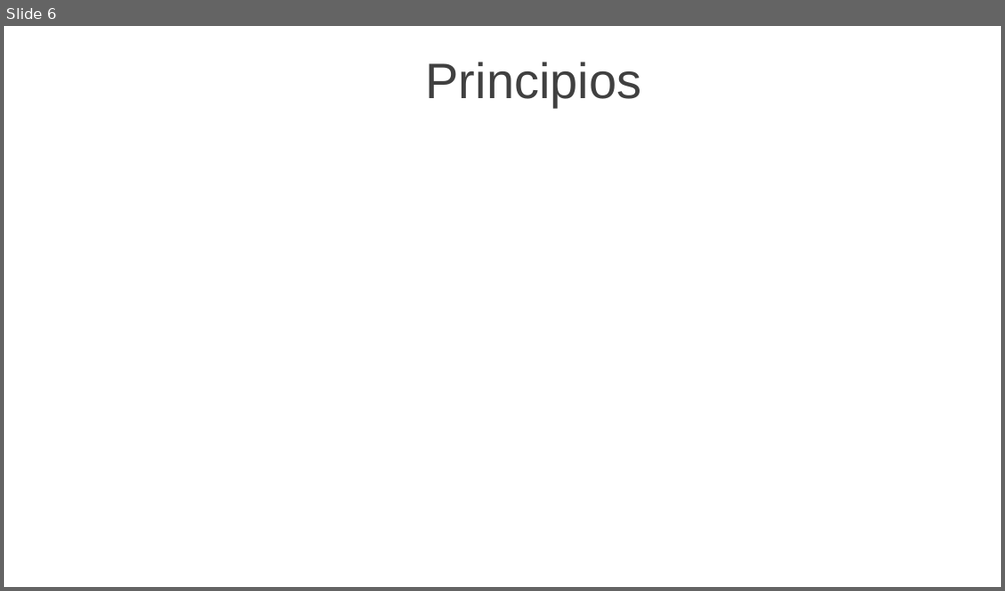
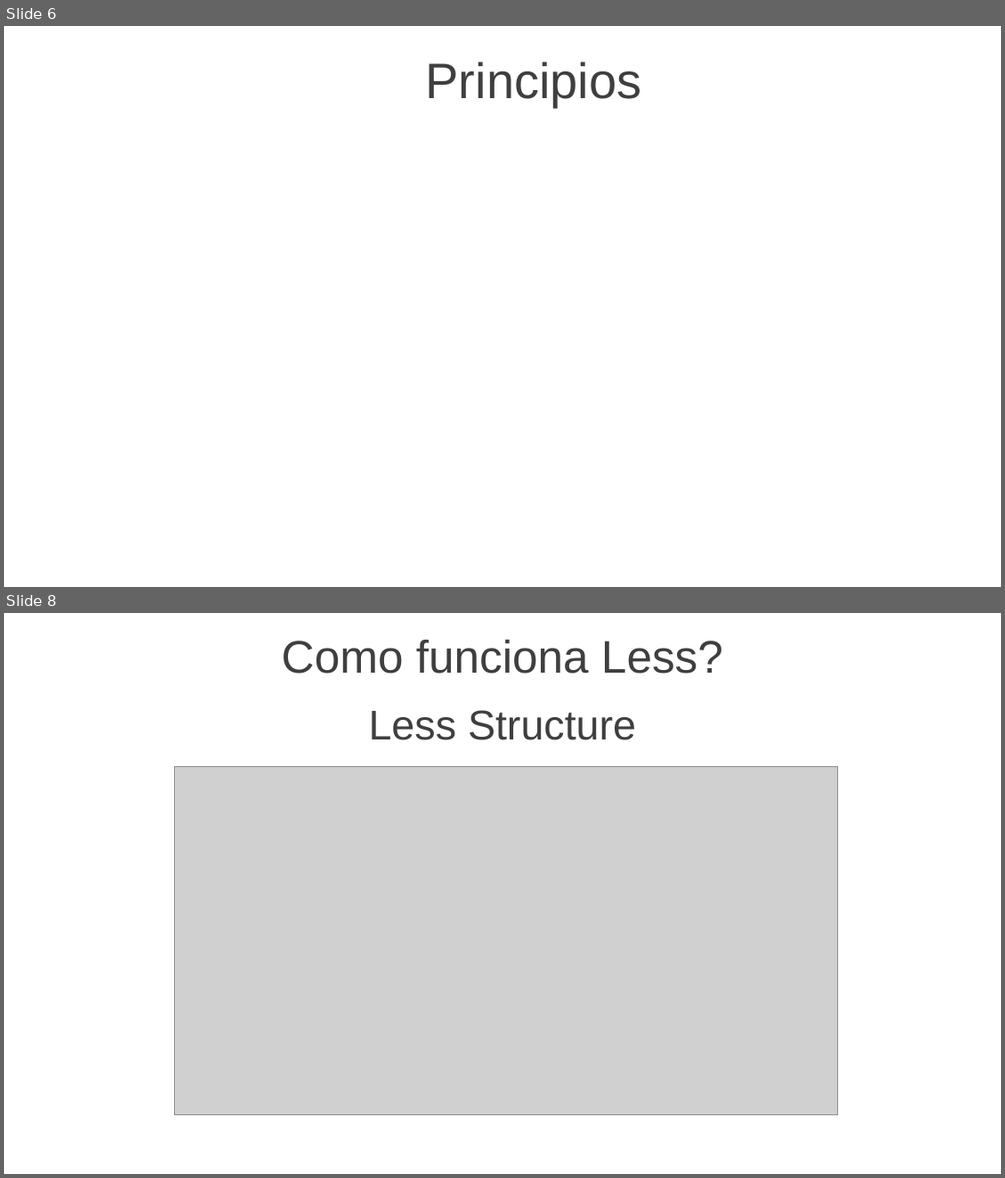
Before and after one commit to JavierMartinez127/Repositorio_Grupo2_ISW, a slide deck: Trabajos Conceptuales/TC_01/GRUPO2_TC_01_PECHA_CUCHA_FRAMEWORK_ESCALAR_SCRUM.pptx. Shown one above the other, each under a label of ours: slide 6 before the commit, slides 6 and 8 after it; the slides between them are not shown. The pictures are 1005x591 and 1005x1178 pixels, drawn with LibreOffice and Linux fonts; fonts in the diff are those of the drawing; grey boxes stand for pictures; background and template pictures are left out. Boxes give left, top, right and bottom in pixels: in the first picture for what was removed or moved away, otherwise in the second. Text is boxed around its words. In the diff, an @@ line names an element or a change of style, - is before the commit and + after.

```diff
--- a/Trabajos Conceptuales/TC_01/GRUPO2_TC_01_PECHA_CUCHA_FRAMEWORK_ESCALAR_SCRUM.pptx
+++ b/Trabajos Conceptuales/TC_01/GRUPO2_TC_01_PECHA_CUCHA_FRAMEWORK_ESCALAR_SCRUM.pptx
@@ slide 8 added at (4,613,1001,1174), background picture (left out) @@
@@ text added at (282,640,723,674), 33 pt, text #3F3F3F @@
+Como funciona Less?
@@ text added at (369,710,636,740), 30 pt, text #3F3F3F @@
+Less Structure
@@ picture added at (175,766,838,1115) @@
```
Also in this commit, not shown: 10 other slides changed, 7 other slides added, 8 slides removed.
